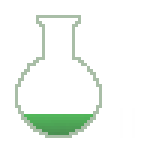
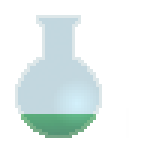
Comparing the layer stacks of the two 150×150 images. Changes:
added layer "Glass" above "Flask" over [18, 18, 99, 135]
"Flask": opacity 100% → 43%, painted on it over [15, 15, 102, 138]
